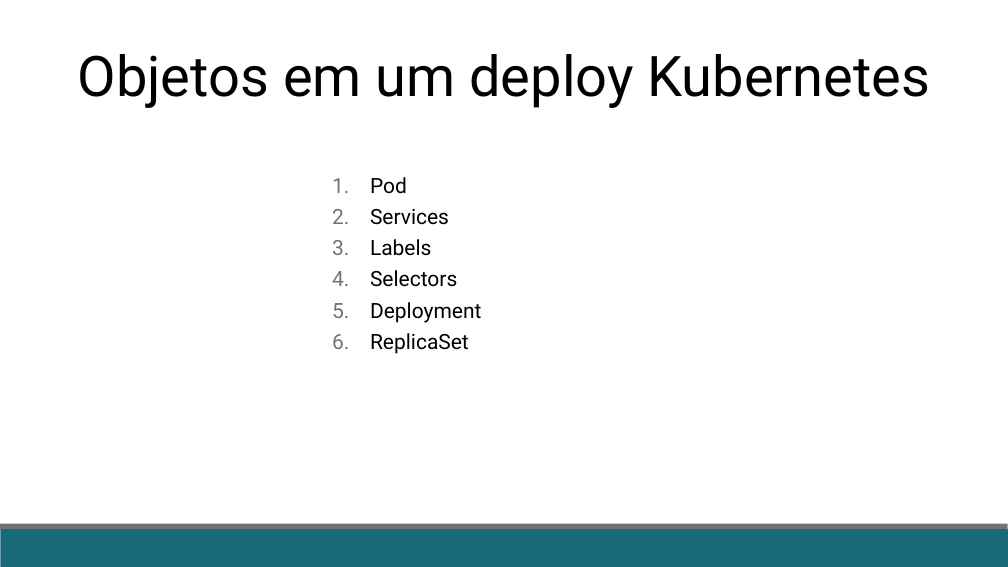
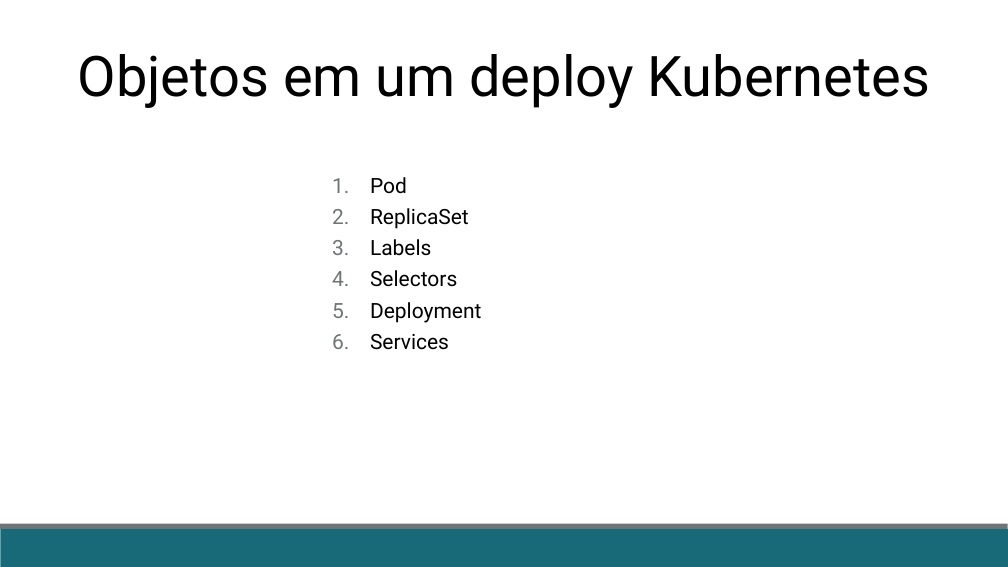
Before and after one commit to fabricioveronez/ApresentacaoAnatomiaDeployK8S, a slide deck: slide 4 of docs/AnatomiaDeployK8S.pptx (slide 5 before the commit). Drawn at 1008x567 pixels with LibreOffice and Linux fonts; fonts in the diff are those of the drawing. Boxes give left, top, right and bottom in pixels: in the first picture for what was removed or moved away, otherwise in the second. Text is boxed around its words. In the diff, an @@ line names an element or a change of style, - is before the commit and + after.

```diff
--- a/docs/AnatomiaDeployK8S.pptx
+++ b/docs/AnatomiaDeployK8S.pptx
@@ text at box(370, 208, 469, 229): text changed @@
-2. Services
+2. ReplicaSet
@@ text at box(370, 334, 449, 350): text changed @@
-6. ReplicaSet
+6. Services
```
Also in this commit, not shown: 1 other slide changed, 1 slide added, 6 slides removed.
